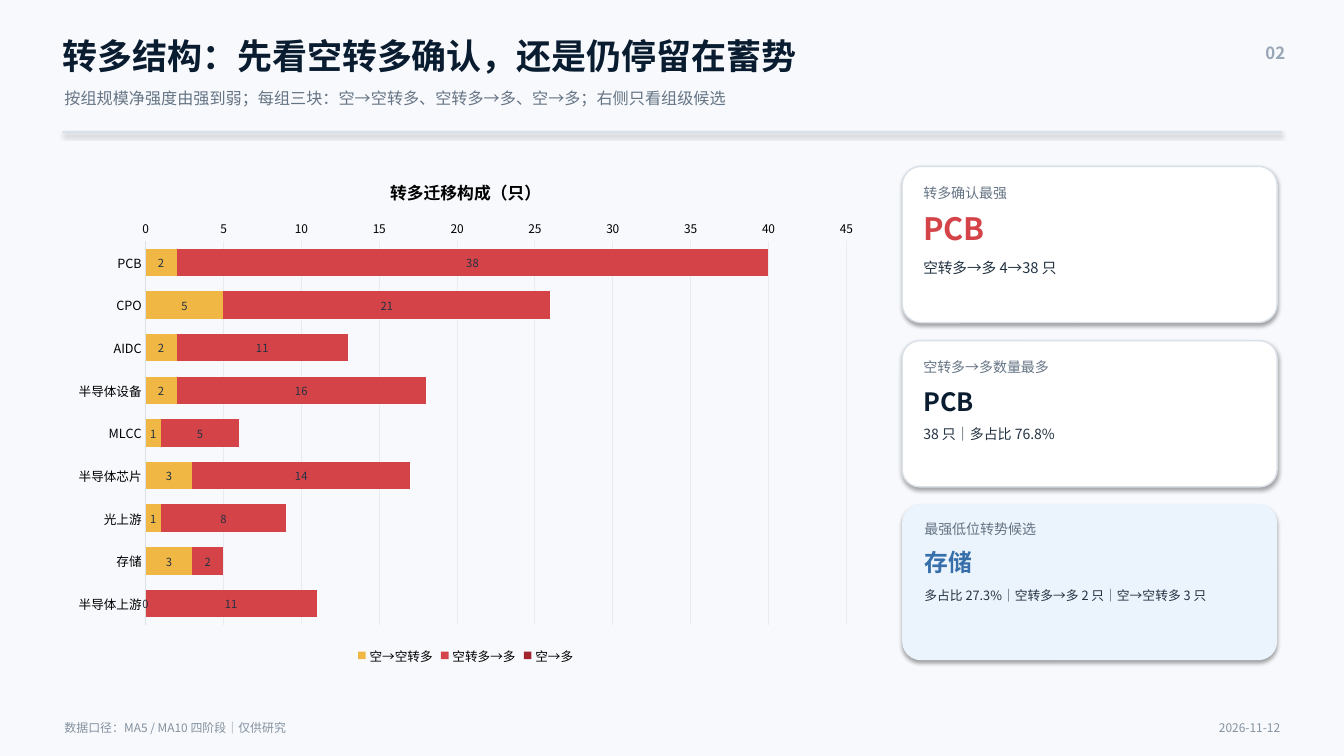
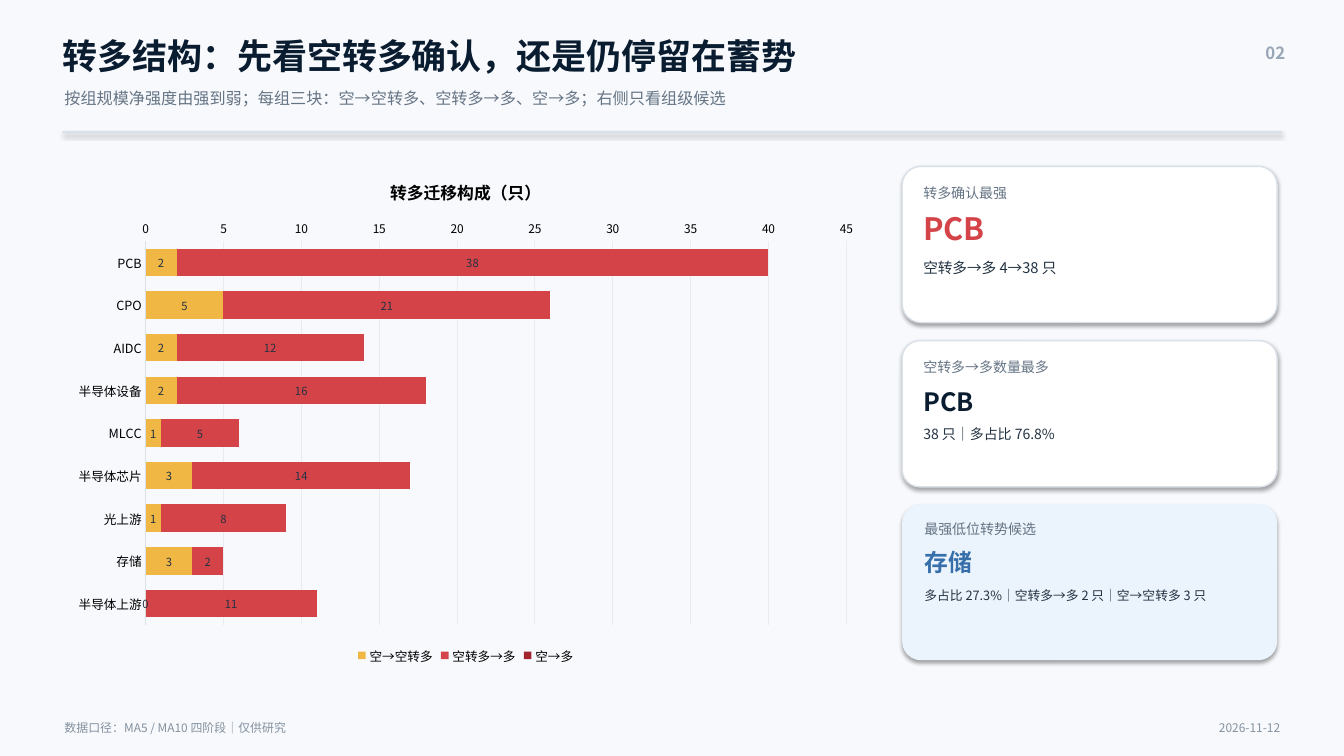
Before and after one commit to nancybhc/a-share-blast-lab, a slide deck: slide 2 of assets/多空阶段简报_2026-11-12.pptx. Drawn at 1344x756 pixels with LibreOffice and Linux fonts; fonts in the diff are those of the drawing. Boxes give left, top, right and bottom in pixels: in the first picture for what was removed or moved away, otherwise in the second. Text is boxed around its words. In the diff, an @@ line names an element or a change of style, - is before the commit and + after.

```diff
--- a/assets/多空阶段简报_2026-11-12.pptx
+++ b/assets/多空阶段简报_2026-11-12.pptx
@@ bar stacked chart at (63, 159, 869, 668) @@
@@ 空转多→多, AIDC: 11 to 12 @@
```
Also in this commit, not shown: 3 other slides changed, 13 other files.
